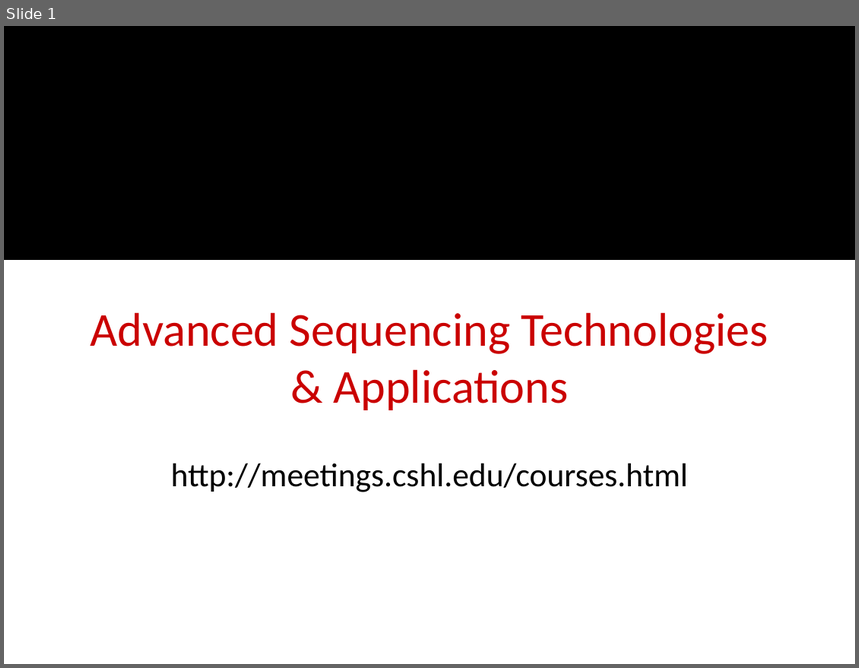
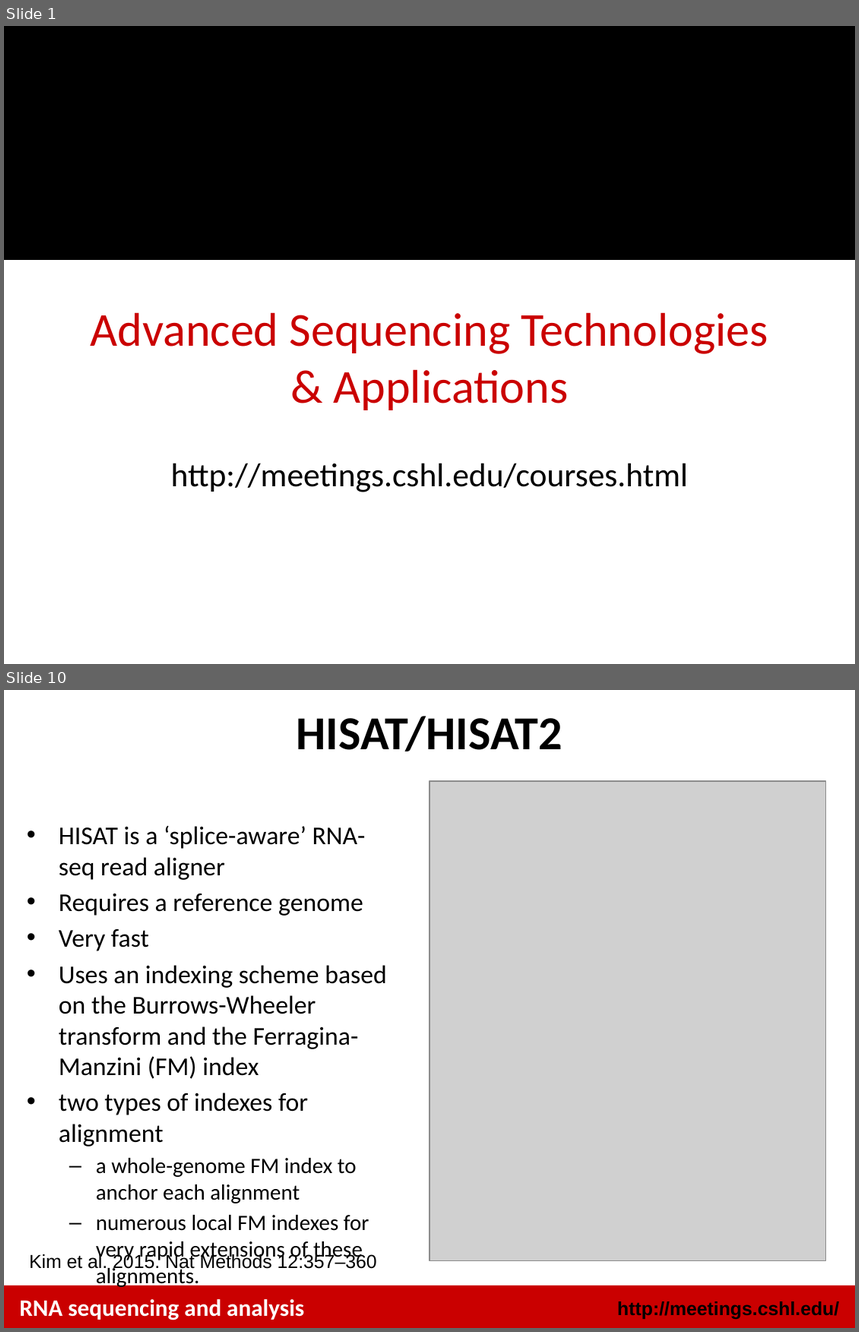
Before and after one commit to griffithlab/rnaseq_tutorial_wiki, a slide deck: LectureFiles/cshl/2016/RNASeq_Module2_Lecture.pptx. Shown one above the other, each under a label of ours: slide 1 before the commit, slides 1 and 10 after it; the slides between them are not shown. The pictures are 859x668 and 859x1332 pixels, drawn with LibreOffice and Linux fonts; fonts in the diff are those of the drawing; grey boxes stand for pictures; background and template pictures are left out. Boxes give left, top, right and bottom in pixels: in the first picture for what was removed or moved away, otherwise in the second. Text is boxed around its words. In the diff, an @@ line names an element or a change of style, - is before the commit and + after.

```diff
--- a/LectureFiles/cshl/2016/RNASeq_Module2_Lecture.pptx
+++ b/LectureFiles/cshl/2016/RNASeq_Module2_Lecture.pptx
@@ slide 10 added at bbox=[4, 690, 855, 1328], background #FFFFFF @@
@@ title added at bbox=[297, 716, 563, 752], 40 pt, text #000000, bold @@
+HISAT/HISAT2
@@ picture added at bbox=[430, 781, 826, 1262] @@
@@ text added at bbox=[59, 825, 387, 1262], 21.7 pt, text #000000 @@
+• HISAT is a ‘splice-aware’ RNA-seq read aligner
+• Requires a reference genome
+• Very fast
+• Uses an indexing scheme based on the Burrows-Wheeler transform and the Ferragina-Manzini (FM) index
+• two types of indexes for alignment
+  – a whole-genome FM index to anchor each alignment
+  – numerous local FM indexes for very rapid extensions of these alignments.
@@ text added at bbox=[29, 1253, 377, 1273], 16 pt, text #000000 @@
+Kim et al. 2015. Nat Methods 12:357–360
@@ rectangle added at bbox=[4, 1286, 855, 1328], fill #CA0000 @@
@@ text added at bbox=[19, 1300, 304, 1321], 20 pt, text #FFFFFF, bold @@
+RNA sequencing and analysis
@@ text added at bbox=[617, 1302, 839, 1320], 16 pt, text #000000, bold @@
+http://meetings.cshl.edu/
```
Also in this commit, not shown: 1 slide changed, 33 other slides added, 3 other files.
